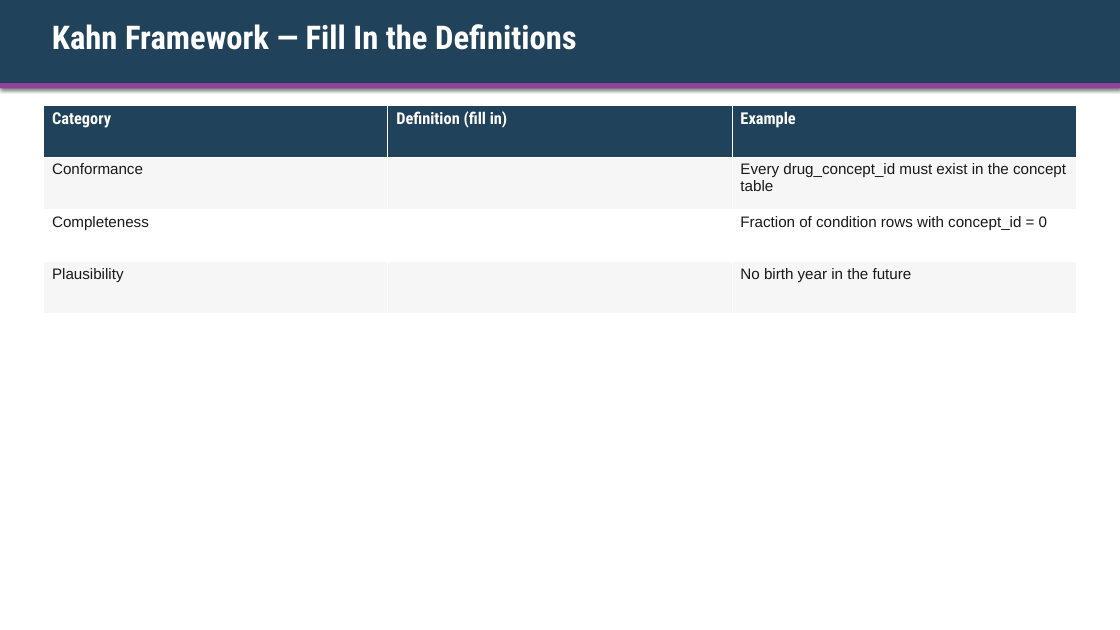
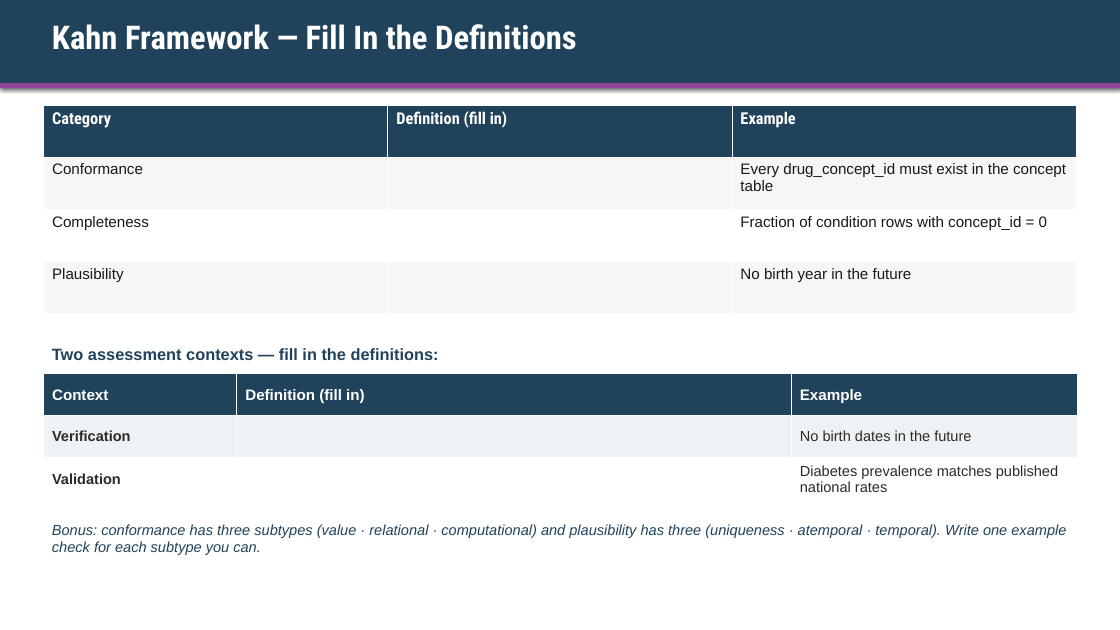
Before and after one commit to ALSTDI/ALS-RWE, a slide deck: slide 3 of docs/free-rwe-resources/train-the-trainer/training/day-02-vocab-dqd/kit/Participant-Workbook.pptx. Drawn at 1120x630 pixels with LibreOffice and Linux fonts; fonts in the diff are those of the drawing. Boxes give left, top, right and bottom in pixels: in the first picture for what was removed or moved away, otherwise in the second. Text is boxed around its words. In the diff, an @@ line names an element or a change of style, - is before the commit and + after.

```diff
--- a/docs/free-rwe-resources/train-the-trainer/training/day-02-vocab-dqd/kit/Participant-Workbook.pptx
+++ b/docs/free-rwe-resources/train-the-trainer/training/day-02-vocab-dqd/kit/Participant-Workbook.pptx
@@ text added at (x1=52, y1=348, x2=439, y2=360), 14 pt, text #20425A, bold @@
+Two assessment contexts — fill in the definitions:
@@ table added at (x1=44, y1=374, x2=1077, y2=500), 3 rows, 3 columns @@
+Context | Definition (fill in) | Example
+Verification |  | No birth dates in the future
+Validation |  | Diabetes prevalence matches published national rates
@@ text added at (x1=52, y1=524, x2=1066, y2=555), 12.5 pt, text #20425A, italic @@
+Bonus: conformance has three subtypes (value · relational · computational) and plausibility has three (uniqueness · atemporal · temporal). Write one example check for each subtype you can.
```
Also in this commit, not shown: 4 other files.
